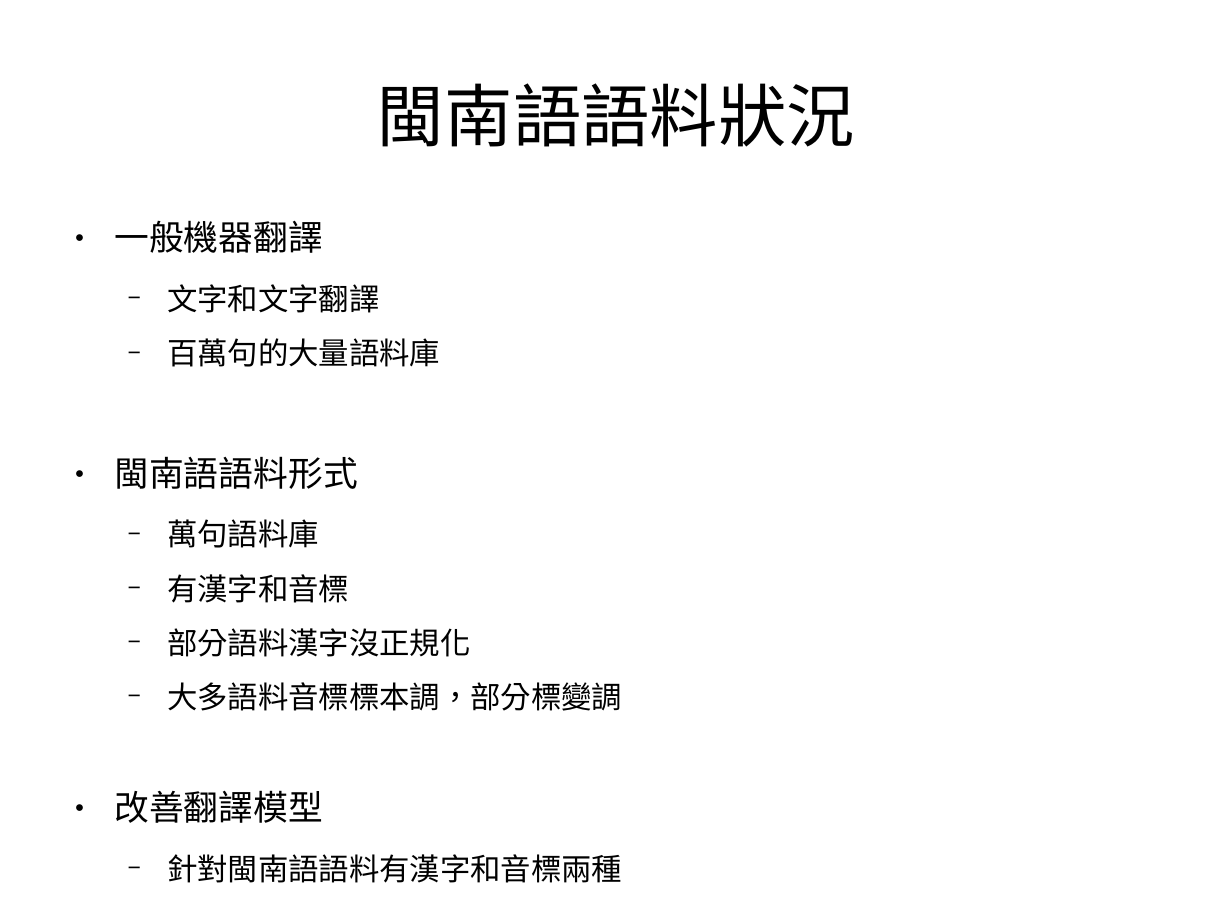
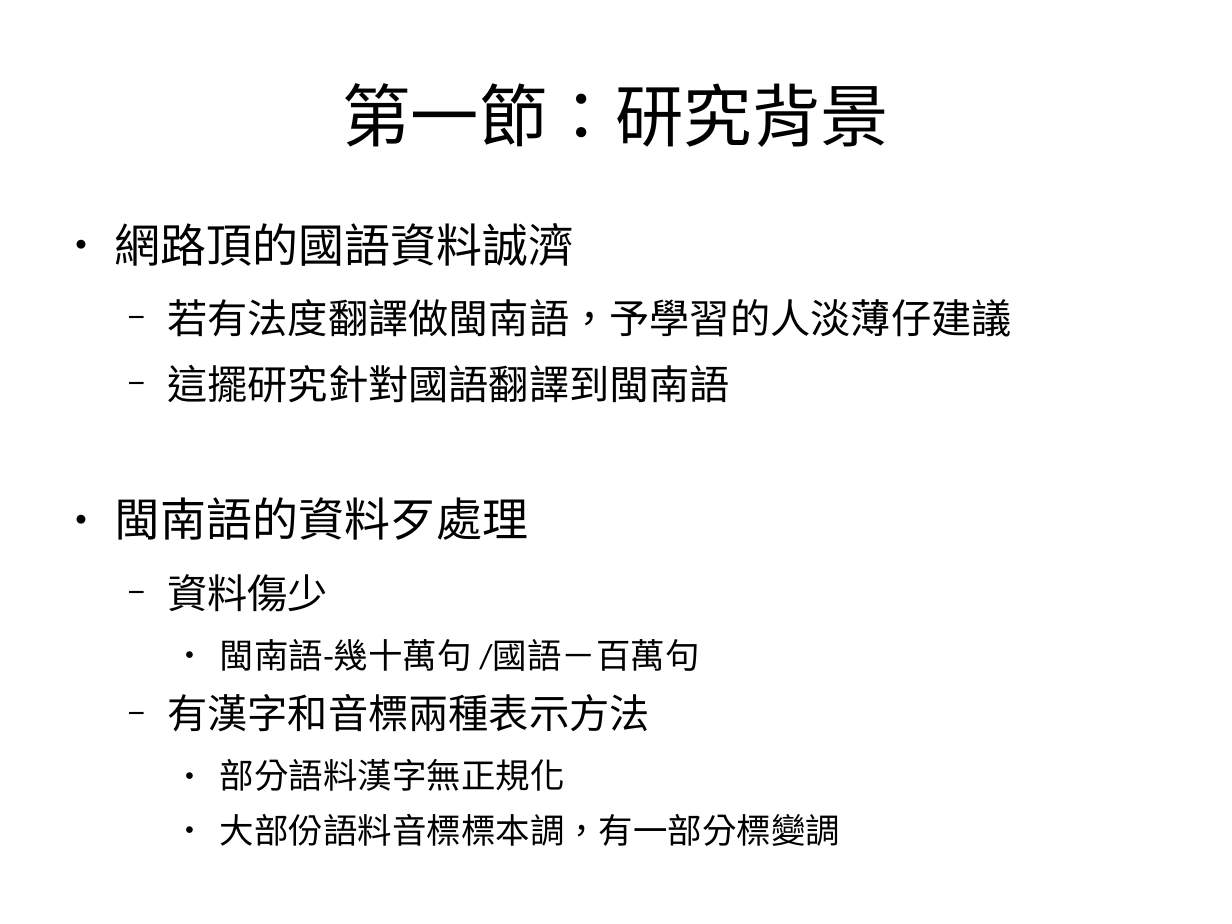
Before and after one commit to sih4sing5hong5/po3-ko3_tau5-iann2-phinn3, a slide deck: slide 3 of 翻譯報告.odp (slide 4 before the commit). Drawn at 1232x924 pixels with LibreOffice and Linux fonts; fonts in the diff are those of the drawing. Boxes give left, top, right and bottom in pixels: in the first picture for what was removed or moved away, otherwise in the second. Text is boxed around its words. In the diff, an @@ line names an element or a change of style, - is before the commit and + after.

```diff
--- a/翻譯報告.odp
+++ b/翻譯報告.odp
@@ title at (343,83,889,147): text changed @@
-閩南語語料狀況
+第一節：研究背景
@@ text at (114,223,1011,846): text changed; size 19.6 to 25.9 pt @@
-● 一般機器翻譯
-  − 文字和文字翻譯
-  − 百萬句的大量語料庫
-● 閩南語語料形式
-  − 萬句語料庫
-  − 有漢字和音標
-  − 部分語料漢字沒正規化
-  − 大多語料音標標本調，部分標變調
-● 改善翻譯模型
-  − 針對閩南語語料有漢字和音標兩種
+● 網路頂的國語資料誠濟
+  − 若有法度翻譯做閩南語，予學習的人淡薄仔建議
+  − 這擺研究針對國語翻譯到閩南語
+● 閩南語的資料歹處理
+  − 資料傷少
+    ● 閩南語-幾十萬句 /國語－百萬句
+  − 有漢字和音標兩種表示方法
+    ● 部分語料漢字無正規化
+    ● 大部份語料音標標本調，有一部分標變調
```
Also in this commit, not shown: 9 other slides changed, 6 slides added, 3 slides removed.
